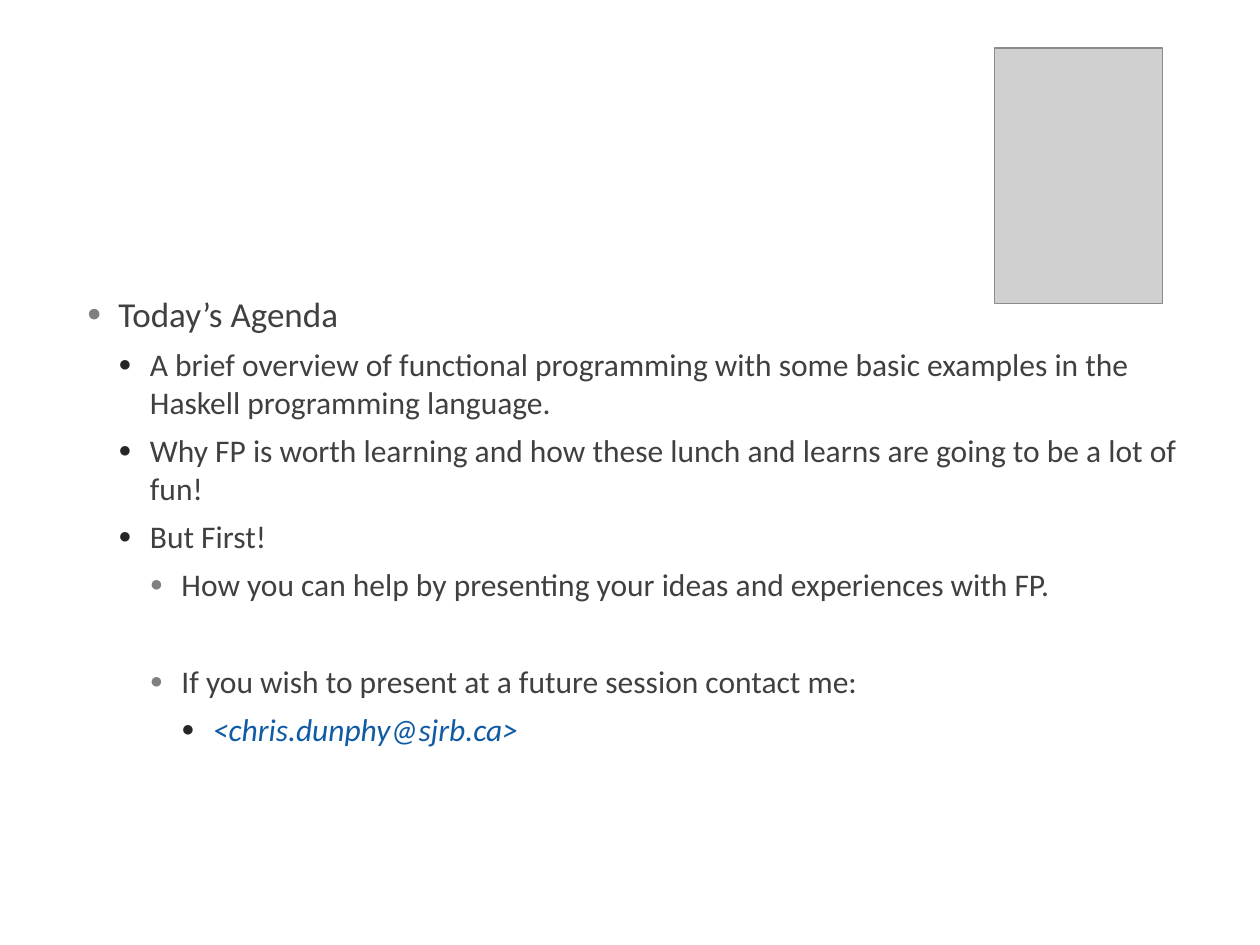
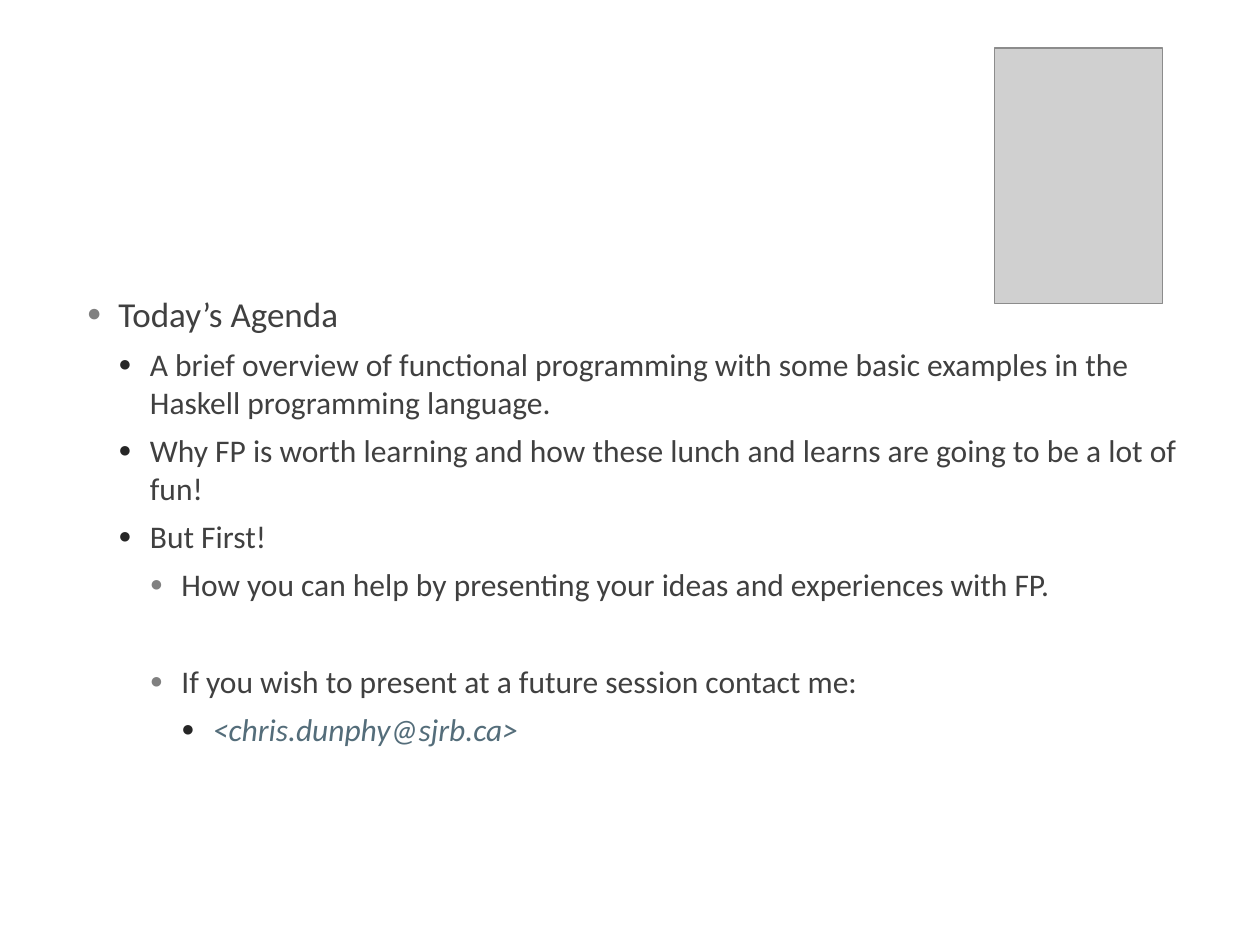
Before and after one commit to AtomicMegaNerd/fnprogfun1, a slide deck: slide 3 of fnprogfun1.pptx. Drawn at 1260x945 pixels with LibreOffice and Linux fonts; fonts in the diff are those of the drawing; grey boxes stand for pictures; background and template pictures are left out. Boxes give left, top, right and bottom in pixels: in the first picture for what was removed or moved away, otherwise in the second. Text is boxed around its words. In the diff, an @@ line names an element or a change of style, - is before the commit and + after.

```diff
--- a/fnprogfun1.pptx
+++ b/fnprogfun1.pptx
@@ text at [213,719,518,747]: text colour #105CA4 to #546D7A in "<chris.dunphy@sjrb.ca>" @@
```
Also in this commit, not shown: 5 other slides changed, 1 slide added, 2 other files.
